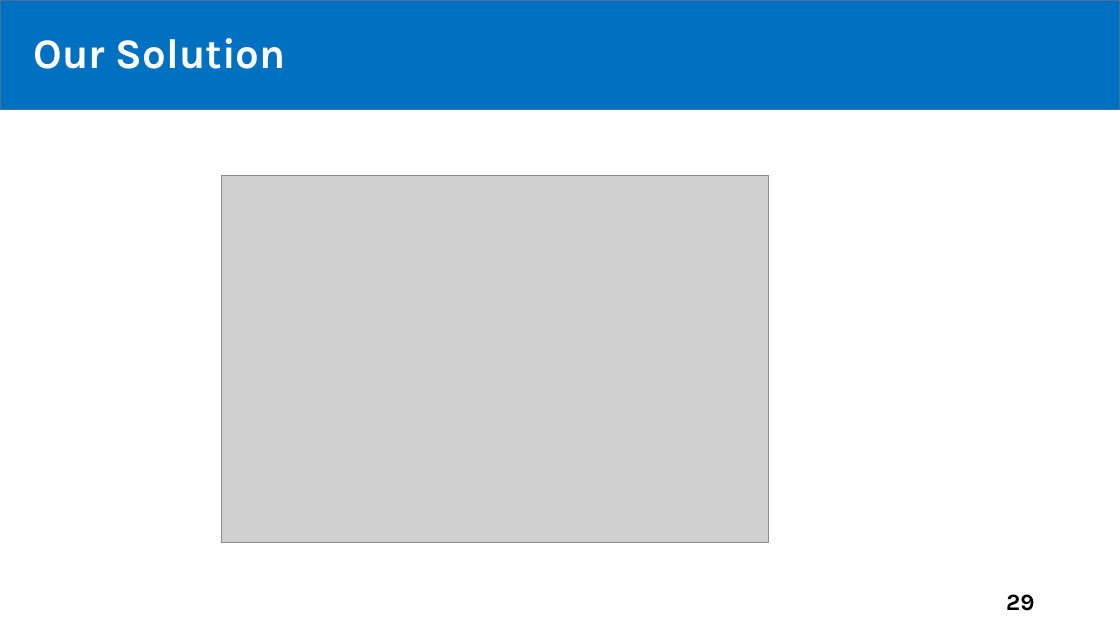
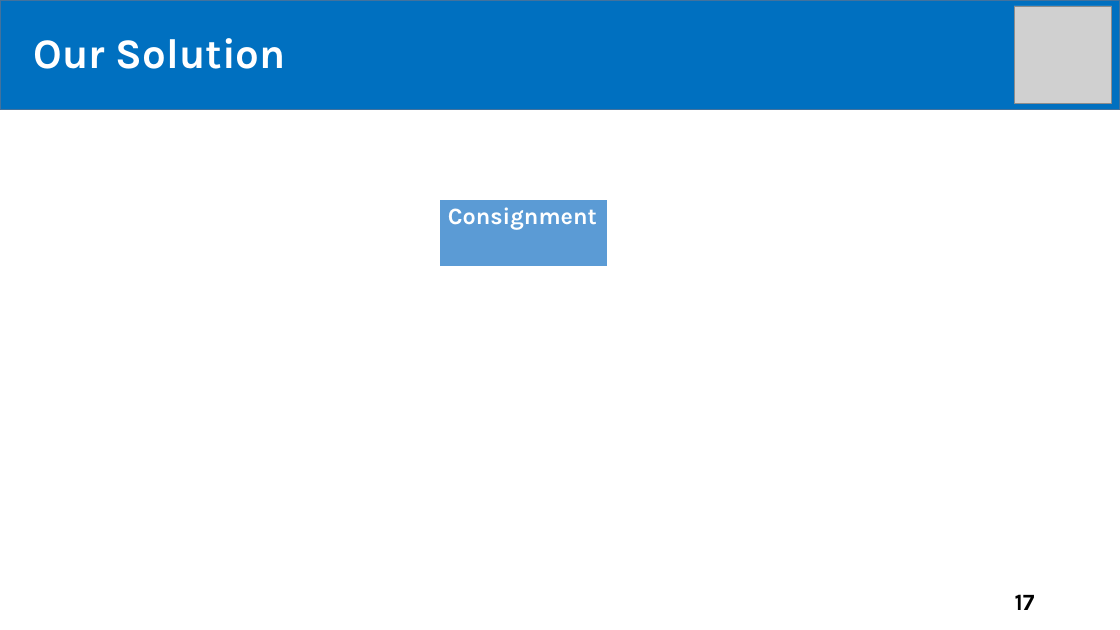
Before and after one commit to tiendan3108/CP, a slide deck: slide 17 of Source/Presentation/PreFinalPresentation.pptx (slide 29 before the commit). Drawn at 1120x630 pixels with LibreOffice and Linux fonts; fonts in the diff are those of the drawing; grey boxes stand for pictures. Boxes give left, top, right and bottom in pixels: in the first picture for what was removed or moved away, otherwise in the second. Text is boxed around its words. In the diff, an @@ line names an element or a change of style, - is before the commit and + after.

```diff
--- a/Source/Presentation/PreFinalPresentation.pptx
+++ b/Source/Presentation/PreFinalPresentation.pptx
@@ title "Outline": place and size @@
-title "Outline" at bbox=[64, 43, 243, 69]
+title "Outline" at bbox=[47, 43, 226, 69]
@@ picture added at bbox=[1014, 6, 1112, 103] @@
@@ picture removed at bbox=[221, 176, 769, 543] @@
@@ table added at bbox=[439, 199, 607, 268], 1 rows, 1 columns @@
+Consignment
@@ page number at bbox=[1015, 594, 1035, 610]: text changed @@
-29
+17
```
Also in this commit, not shown: 22 other slides changed, 14 slides added.
